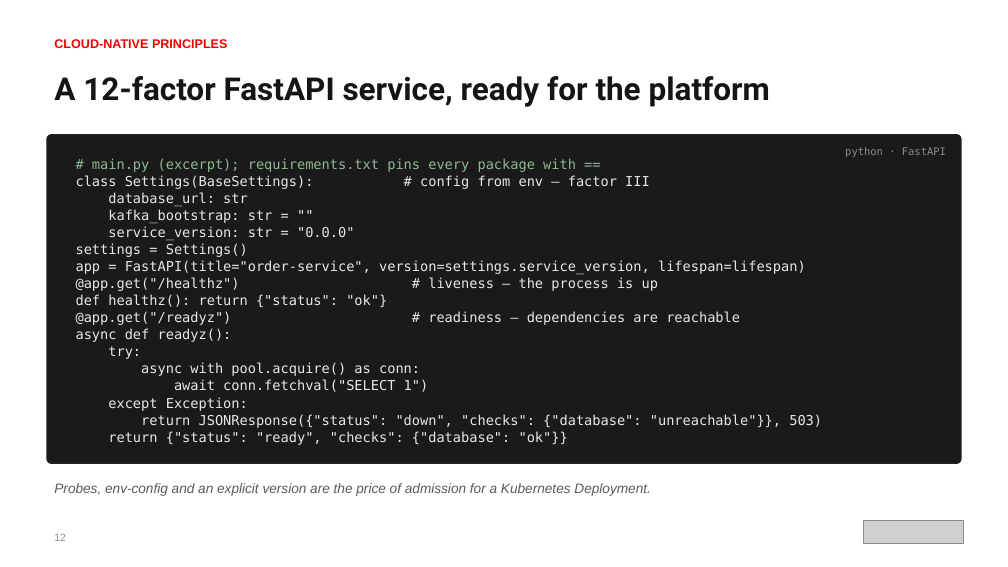
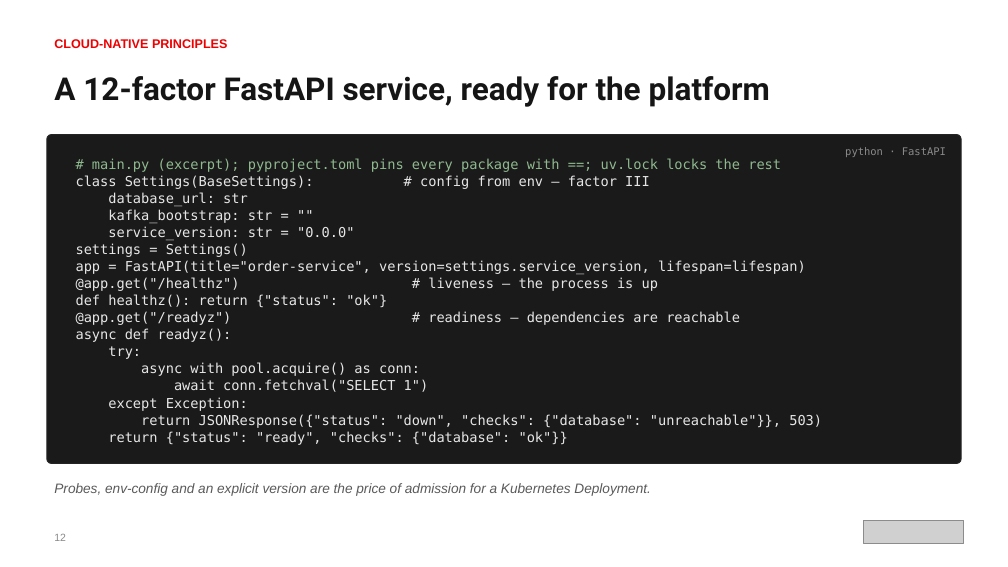
Before and after one commit to patterncatalyst/cloud-native-design-patterns, a slide deck: slide 14 of lgtm-presentation/Designing-Cloud-Native-APIs-Python.pptx. Drawn at 1008x567 pixels with LibreOffice and Linux fonts; fonts in the diff are those of the drawing; grey boxes stand for pictures. Boxes give left, top, right and bottom in pixels: in the first picture for what was removed or moved away, otherwise in the second. Text is boxed around its words. In the diff, an @@ line names an element or a change of style, - is before the commit and + after.

```diff
--- a/lgtm-presentation/Designing-Cloud-Native-APIs-Python.pptx
+++ b/lgtm-presentation/Designing-Cloud-Native-APIs-Python.pptx
@@ text at box(92, 158, 781, 172): text changed @@
-# main.py (excerpt); requirements.txt pins every package with ==
+# main.py (excerpt); pyproject.toml pins every package with ==; uv.lock locks the rest
```
Also in this commit, not shown: 4 other slides changed, 2 other files.
